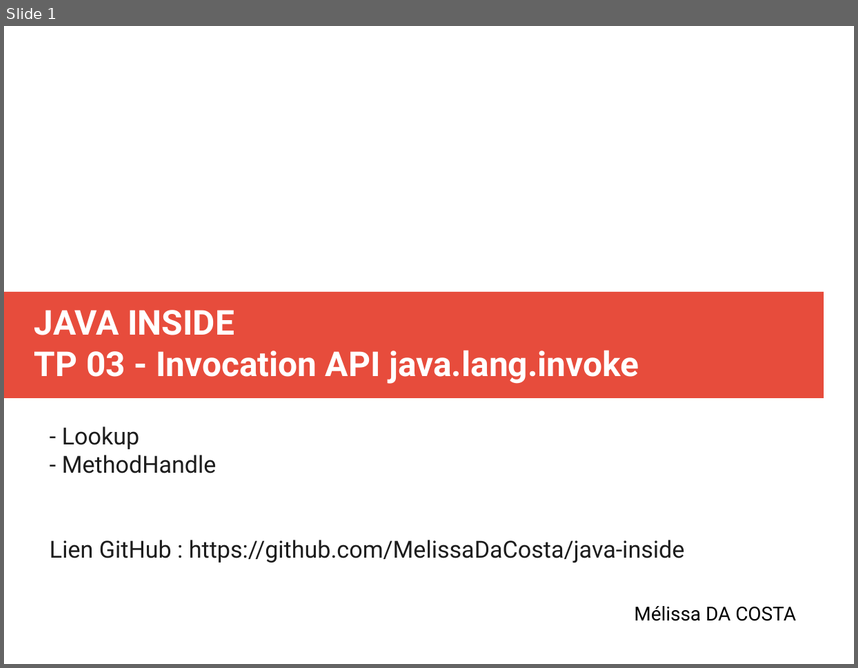
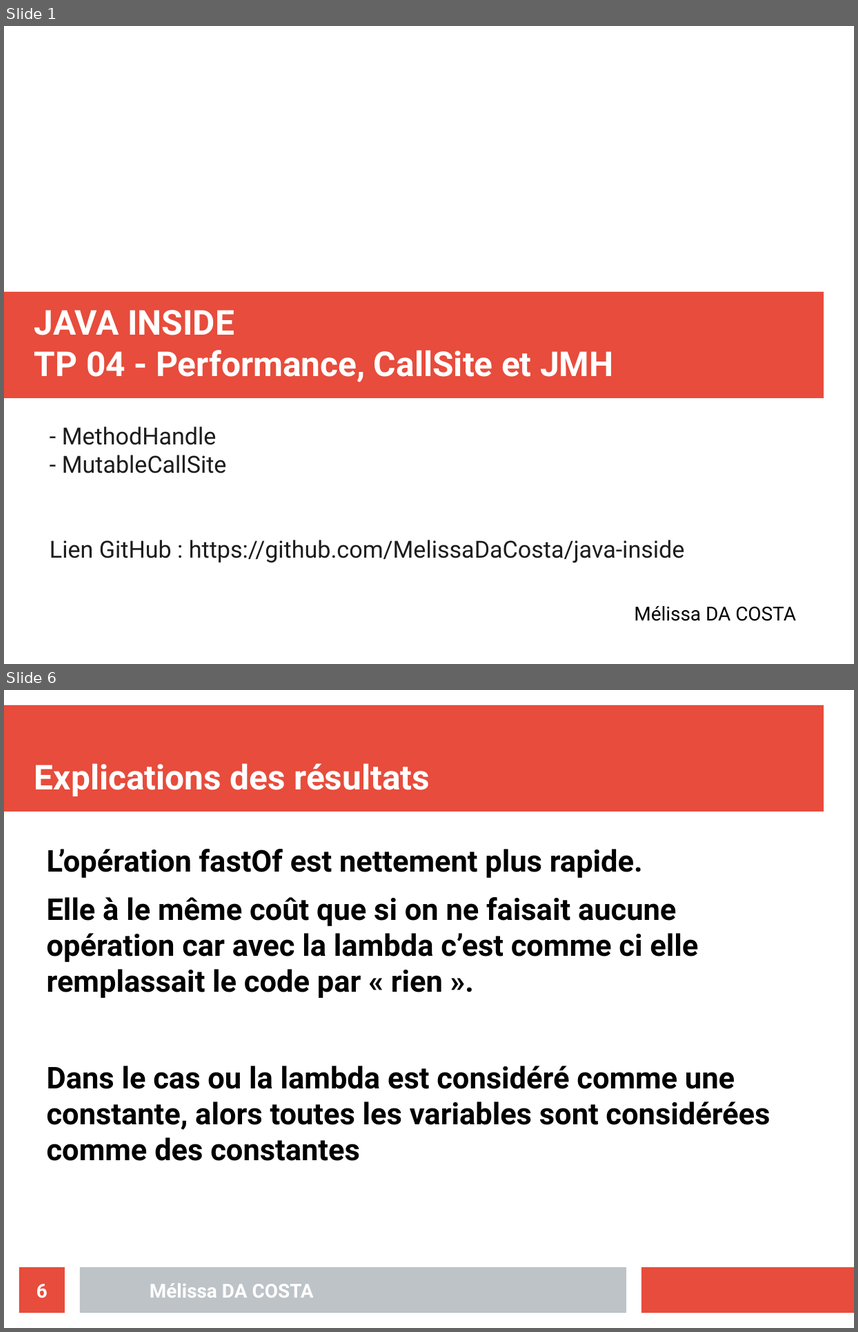
Before and after one commit to MelissaDaCosta/java-inside, a slide deck: lab4/Mélissa_DA_COSTA_slides_TP04.odp. Shown one above the other, each under a label of ours: slide 1 before the commit, slides 1 and 6 after it; the slides between them are not shown. The pictures are 858x668 and 858x1332 pixels, drawn with LibreOffice and Linux fonts; fonts in the diff are those of the drawing. Boxes give left, top, right and bottom in pixels: in the first picture for what was removed or moved away, otherwise in the second. Text is boxed around its words. In the diff, an @@ line names an element or a change of style, - is before the commit and + after.

```diff
--- a/lab4/Mélissa_DA_COSTA_slides_TP04.odp
+++ b/lab4/Mélissa_DA_COSTA_slides_TP04.odp
@@ slide 6 added at box(4, 690, 854, 1328), background #FFFFFF @@
@@ rectangle added at box(4, 705, 824, 812), fill #E74C3C @@
@@ title added at box(34, 763, 430, 796), 32 pt, text #FFFFFF, bold @@
+Explications des résultats
@@ text added at box(47, 849, 770, 1161), 28 pt, text #000000, bold @@
+L’opération fastOf est nettement plus rapide.
+Elle à le même coût que si on ne faisait aucune opération car avec la lambda c’est comme ci elle remplassait le code par « rien ».
+Dans le cas ou la lambda est considéré comme une constante, alors toutes les variables sont considérées comme des constantes
@@ page number added at box(19, 1267, 65, 1312), fill #E74C3C, 18 pt, text #FFFFFF, bold @@
+6
@@ rectangle added at box(80, 1267, 626, 1312), fill #BDC3C7 @@
@@ rectangle added at box(642, 1267, 854, 1312), fill #E74C3C @@
@@ text added at box(150, 1283, 314, 1297), 18 pt, text #FFFFFF, bold @@
+Mélissa DA COSTA
@@ slide 1 changed as well @@
@@ title at box(34, 310, 613, 382): text changed @@
-JAVA INSIDE
-TP 03 - Invocation API java.lang.invoke
+JAVA INSIDE
+TP 04 - Performance, CallSite et JMH
@@ subtitle at box(62, 426, 139, 449): paragraph removed @@
-- Lookup
@@ subtitle at box(62, 454, 227, 473): paragraph added @@
+- MutableCallSite
```
Also in this commit, not shown: 5 other slides added, 7 slides removed, 1 other file.
